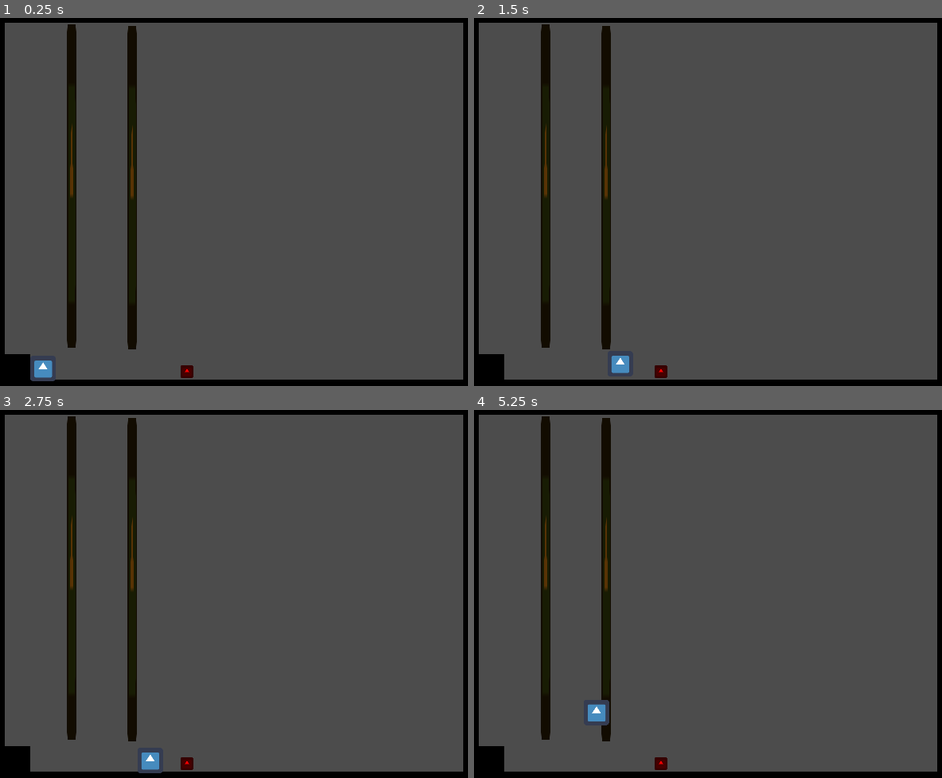
Above: before the commit, frames 1-4 (two rows, left to right).
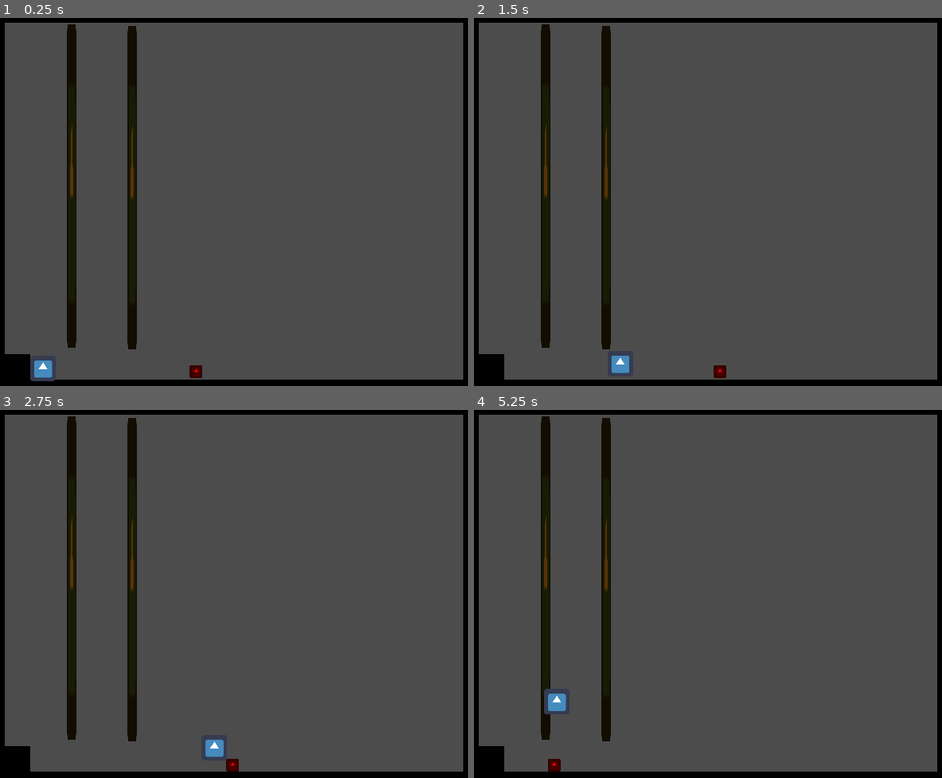
Above: after the commit, the same moments.

Repository: JUB-Yoush/ggj-2023
Game: Godot game, scene res://src/levels/Level0.tscn
Two runs of this game, one before a commit and one after it. Both use one fixed random seed, a clock stepped at 60 frames per second and the inputs below. The engine's default icon, where the game draws it, is replaced by a stand-in: a white triangle on a blue panel in a dark square.
Inputs:
- Up to frame 1 (0.25 s): no input
- Up to frame 2 (1.5 s): tap Enter at 0.5 s; hold Right (right) from 0.53 s (still down); tap Z (jump) at 0.6, 0.77, 1.07, 1.35 s
- Up to frame 3 (2.75 s): tap Z (jump) at 1.52, 1.82, 2.1 s; release Right (right) at 2.03 s; hold Left (left) from 2.03 s (still down)
- Up to frame 4 (5.25 s): tap Z (jump) at 2.85, 3.02, 3.32, 3.6, 3.77, 4.07, 4.35, 4.52, 4.82, 5.1 s; release Left (left) at 4.28 s; hold Right (right) from 4.28 s (still down)

The runs differ from the first frame. In frame 1, 0.1% of the frame differs, in the area x 38-44%, y 94-98%; in frame 2, 0.2%; in frame 3, 0.6%; in frame 4, 0.7%, in the area x 14-42%, y 75-99%.
Error before the commit: Invalid call. Nonexistent function 'take_damage' in base 'KinematicBody2D (Player.gd)'. (res://src/enemies/Enemy.gd:27)

Commit message:
brain is very tender rn

Diff:
--- a/project.godot
+++ b/project.godot
@@ -65,6 +65,12 @@
  ]
 }
 
+[layer_names]
+
+2d_physics/layer_1="world"
+2d_physics/layer_2="player"
+2d_physics/layer_3="enemies"
+
 [physics]
 
 common/enable_pause_aware_picking=true
--- a/src/enemies/Enemy.gd
+++ b/src/enemies/Enemy.gd
@@ -2,43 +2,89 @@
 
 onready var hitbox = $Hitbox
 onready var pDetector = $PDetector
+onready var aggroRange = $AggroRange
+onready var jumpDelay = $JumpDelay
 
 var velocity := Vector2.ZERO
 var dir := Vector2(1,0)
 var speed := 25.0
 var aggro_speed := 40
 var is_aggro := false
-
+var player:Player
+var dist_from_player:= Vector2.ZERO
+var jump_speed := -80.0
+var jump_up_limit:= 30.0
+var jump_up_x_range = 5.0
+var jump_delay_time = 0.5
+var gravity := 200.0
+signal done_jump
 # need to have predefined movement ranges
 # use invisible bounding boxes to determine the range they can move between
 # if they notice a gap, try to jump across
 # if they touch a root, start travleing on it (nearest path to player?)
 
 func _ready() -> void:
-    hitbox.connect("area_entered",self,"on_hitbox_entered")
-    pDetector.connect("area_entered",self,"on_pDetector_area_entered")
+	player = get_parent().get_node("Player")
+	hitbox.connect("body_entered",self,"on_body_entered")
+	hitbox.connect("area_entered",self,"on_hitbox_entered")
+	pDetector.connect("area_entered",self,"on_pDetector_area_entered")
+	aggroRange.connect("area_exited",self,"on_aggroRange_area_exited")
+
+func on_body_entered(body:PhysicsBody2D)-> void:
+	prints(body)
+	pass
 
 func on_hitbox_entered(area:Area2D) -> void:
-    if area.is_in_group("bounding-area"):
-        flip_dir()
-    if area.is_in_group("rock"):
-        die()
-    if area.is_in_group("player"):
-        area.get_parent().take_damage()
+	if area.is_in_group("bounding-area") and not is_aggro:
+		flip_dir()
+	if area.is_in_group("rock"):
+		die()
+	if area.is_in_group("player"):
+		area.get_parent().take_damage()
 
 func on_pDetector_area_entered(area:Area2D):
-    if not is_aggro:
-        is_aggro = true
+	if area.is_in_group("player"):
+		if not is_aggro:
+			is_aggro = true
+func on_aggroRange_area_exited(area:Area2D):
+	if area.is_in_group("player"):
+		is_aggro = false
 
 func flip_dir():
-    #FLIP THE DIRECTION IT'S GOING
-    pass
+	dir.x = dir.x * -1
+	$PDetector/CollisionShape2D.position.x = 21 * dir.x
+
+	#FLIP THE DIRECTION IT'S GOING
+	pass
 
 func die():
-    #die
-    pass
+	#die
+	pass
 
 func _physics_process(delta: float) -> void:
-    if not is_aggro:
-       velocity = dir * speed
-       velocity = move_and_slide(velocity)
+	velocity.y += gravity * delta
+	if not is_aggro:
+		velocity = dir * speed
+		velocity = move_and_slide(velocity)
+	else:
+		dist_from_player = player.position - position
+		if sign(dir.x) != sign(dist_from_player.x):
+			flip_dir()
+		# go back and write this but not afwul
+		#prints(dist_from_player.y > -jump_up_limit,abs(dist_from_player.x) < jump_up_x_range, sign(dist_from_player.y) == -1)
+		if dist_from_player.y > -jump_up_limit and abs(dist_from_player.x) < jump_up_x_range and dist_from_player.y < 0:
+			jump_at_player()
+			yield(self,"done_jump")
+		velocity.x = dir.x * aggro_speed
+		velocity = move_and_slide(velocity)
+	if is_on_wall():
+		flip_dir()
+
+func jump_at_player():
+	print("readying jump")
+	#start timer
+	#yield till over
+	#jump
+	yield(get_tree().create_timer(jump_delay_time),"timeout")
+	print("jumped")
+	velocity.y = jump_speed
--- a/src/enemies/Enemy.tscn
+++ b/src/enemies/Enemy.tscn
@@ -10,9 +10,17 @@
 extents = Vector2( 6, 5 )
 
 [sub_resource type="RectangleShape2D" id=3]
-extents = Vector2( 9.5, 5 )
+extents = Vector2( 16.25, 5 )
+
+[sub_resource type="Animation" id=4]
+resource_name = "trigger_aggro"
+
+[sub_resource type="CircleShape2D" id=5]
+radius = 50.01
 
 [node name="Enemy" type="KinematicBody2D"]
+collision_layer = 4
+collision_mask = 3
 script = ExtResource( 2 )
 
 [node name="Sprite" type="Sprite" parent="."]
@@ -33,5 +41,15 @@
 [node name="PDetector" type="Area2D" parent="."]
 
 [node name="CollisionShape2D" type="CollisionShape2D" parent="PDetector"]
-position = Vector2( 15, 0 )
+position = Vector2( 21, 0 )
 shape = SubResource( 3 )
+
+[node name="AnimationPlayer" type="AnimationPlayer" parent="."]
+anims/trigger_aggro = SubResource( 4 )
+
+[node name="AggroRange" type="Area2D" parent="."]
+
+[node name="CollisionShape2D" type="CollisionShape2D" parent="AggroRange"]
+shape = SubResource( 5 )
+
+[node name="JumpDelay" type="Timer" parent="."]
--- a/src/levels/Level0.tscn
+++ b/src/levels/Level0.tscn
@@ -65,10 +65,10 @@
 position = Vector2( 40, 232 )
 
 [node name="BoundingArea" parent="." instance=ExtResource( 5 )]
-position = Vector2( 205, 230 )
+position = Vector2( 187, 230 )
 
 [node name="BoundingArea2" parent="." instance=ExtResource( 5 )]
-position = Vector2( 92, 231 )
+position = Vector2( 112, 231 )
 
 [node name="Enemy" parent="." instance=ExtResource( 4 )]
 position = Vector2( 130, 235 )
--- a/src/player/Player.gd
+++ b/src/player/Player.gd
@@ -105,3 +105,6 @@
 # ------ async methods (collisions and such)-----
 func on_hitbox_area_entered(area:Area2D):
     pass
+
+func take_damage():
+    pass
Not shown: 1 places in src/enemies/Enemy.tscn that only renumber resources
Not shown, changed: todo.md
